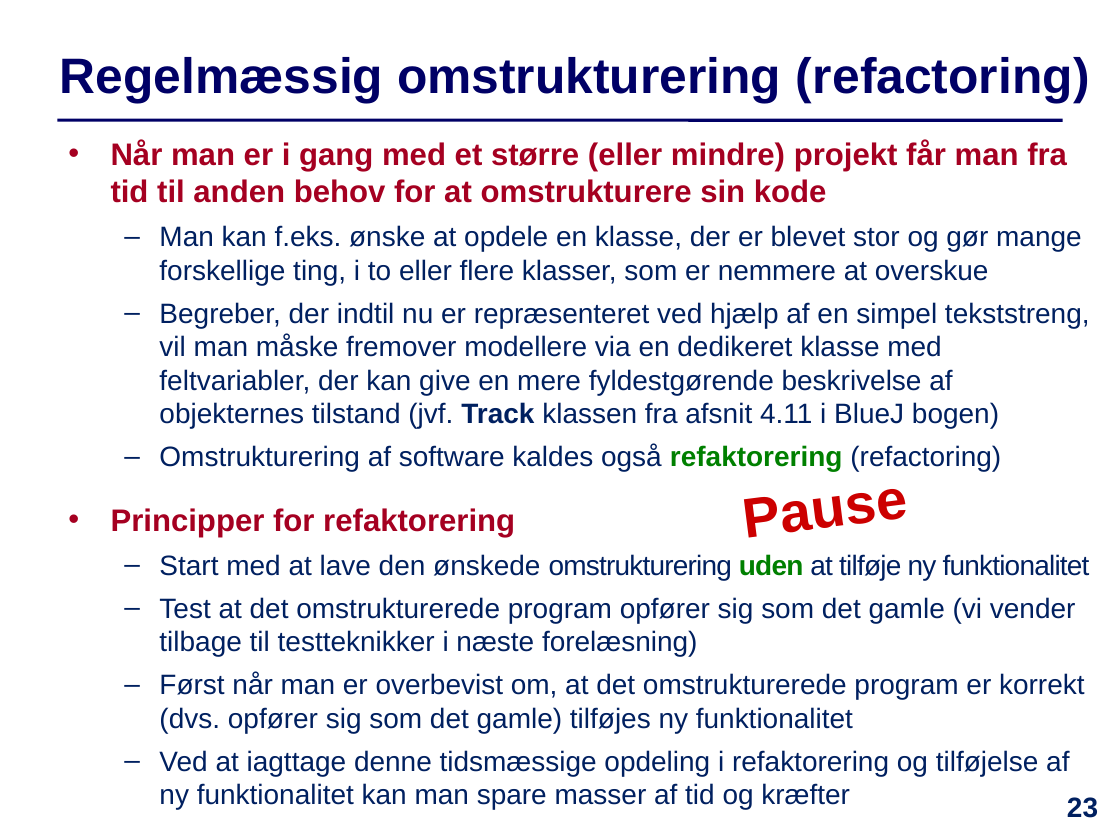
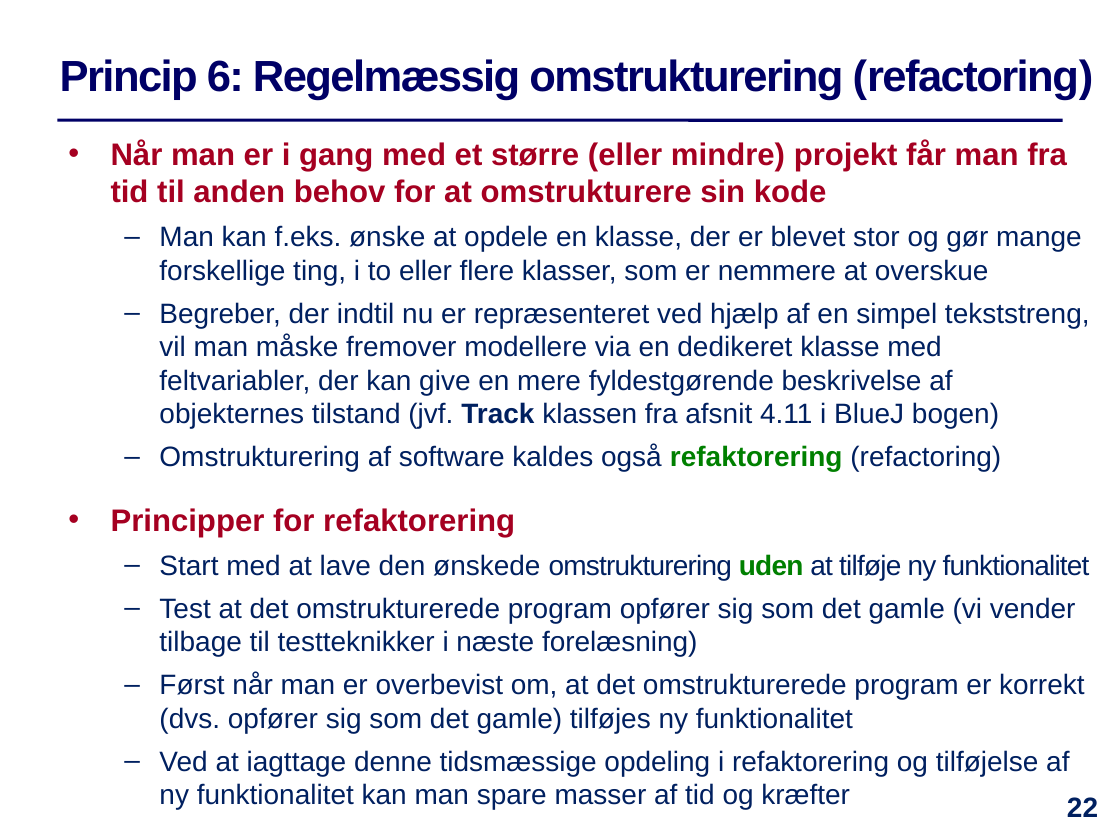
Before and after one commit to IntProgAU/Materiale, a slide deck: slide 22 of web/e24/uge_9/Slides-Uge9.pptx (slide 23 before the commit). Drawn at 1120x840 pixels with LibreOffice and Linux fonts; fonts in the diff are those of the drawing. Boxes give left, top, right and bottom in pixels: in the first picture for what was removed or moved away, otherwise in the second. Text is boxed around its words. In the diff, an @@ line names an element or a change of style, - is before the commit and + after.

```diff
--- a/web/e24/uge_9/Slides-Uge9.pptx
+++ b/web/e24/uge_9/Slides-Uge9.pptx
@@ title at <box>60,59,1094,100</box>: text changed; size 32 to 28 pt @@
-  Regelmæssig omstrukturering (refactoring)
+  Princip 6: Regelmæssig omstrukturering (refactoring)
@@ text removed at <box>746,489,910,538</box> @@
-Pause
@@ page number at <box>1067,797,1098,817</box>: text changed @@
-23
+22
```
Also in this commit, not shown: 9 other slides changed, 1 other file.
